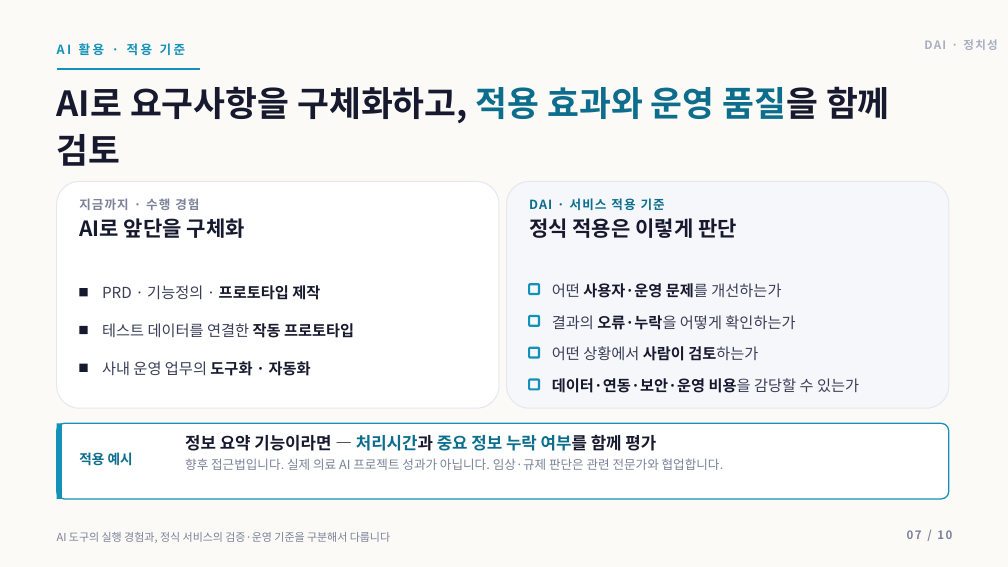
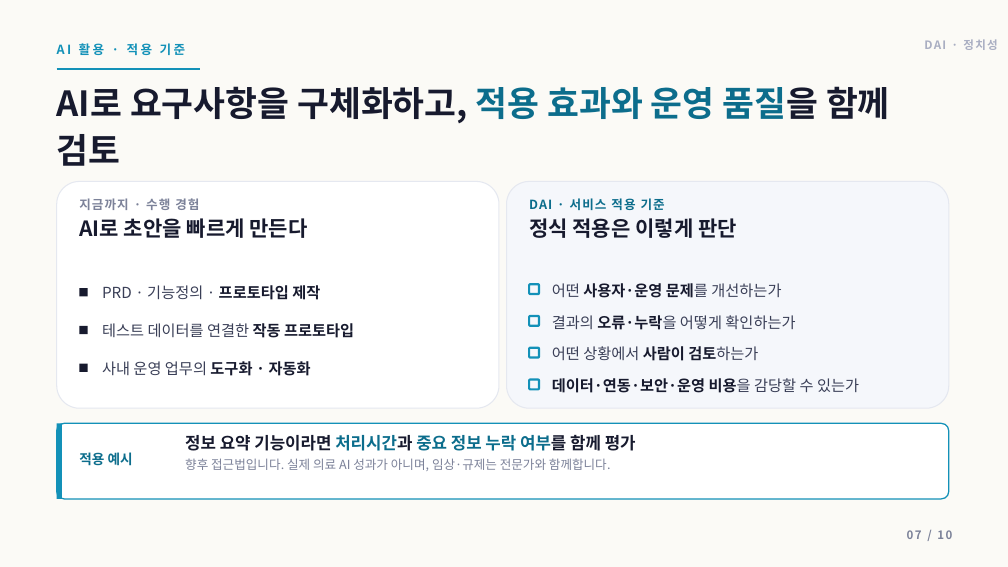
Before and after one commit to insightjung27/dai-healthcare-pt-deck-2, a slide deck: slide 7 of 정치성_DAI_AI헬스케어플랫폼팀장_면접PT.pptx. Drawn at 1008x567 pixels with LibreOffice and Linux fonts; fonts in the diff are those of the drawing. Boxes give left, top, right and bottom in pixels: in the first picture for what was removed or moved away, otherwise in the second. Text is boxed around its words. In the diff, an @@ line names an element or a change of style, - is before the commit and + after.

```diff
--- a/정치성_DAI_AI헬스케어플랫폼팀장_면접PT.pptx
+++ b/정치성_DAI_AI헬스케어플랫폼팀장_면접PT.pptx
@@ text at bbox=[79, 218, 308, 238]: text changed @@
-AI로 앞단을 구체화
+AI로 초안을 빠르게 만든다
@@ text at bbox=[185, 435, 636, 471]: text changed @@
-정보 요약 기능이라면 — 처리시간과 중요 정보 누락 여부를 함께 평가
-향후 접근법입니다. 실제 의료 AI 프로젝트 성과가 아닙니다. 임상·규제 판단은 관련 전문가와 협업합니다.
+정보 요약 기능이라면 처리시간과 중요 정보 누락 여부를 함께 평가
+향후 접근법입니다. 실제 의료 AI 성과가 아니며, 임상·규제는 전문가와 함께합니다.
@@ text removed at bbox=[57, 532, 390, 543] @@
-AI 도구의 실행 경험과, 정식 서비스의 검증·운영 기준을 구분해서 다룹니다
```
Also in this commit, not shown: 7 other slides changed, 3 other files.
